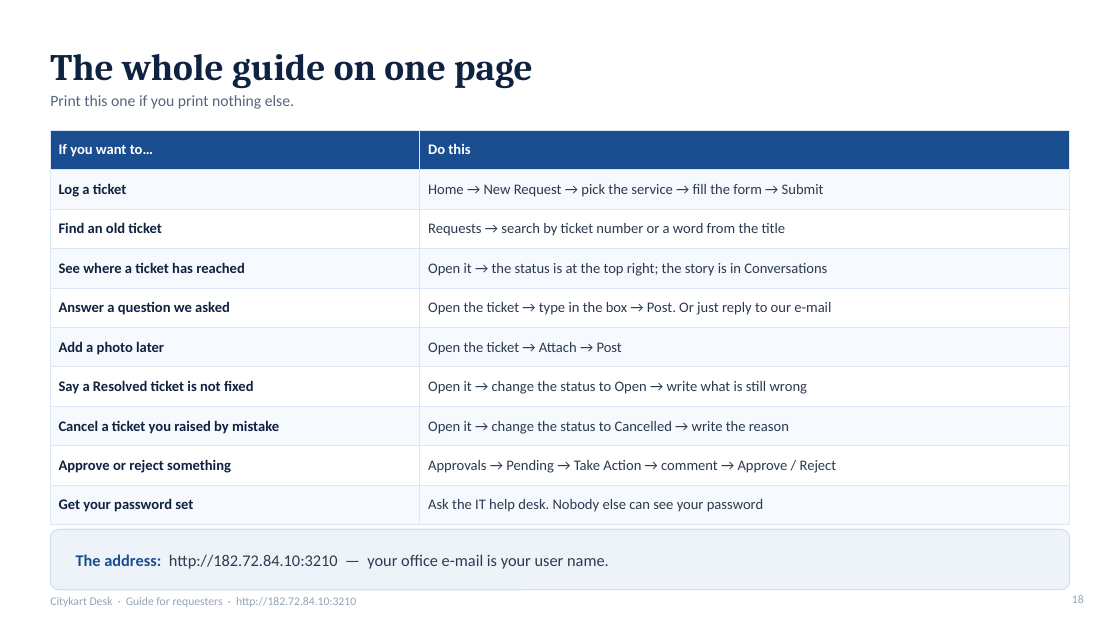
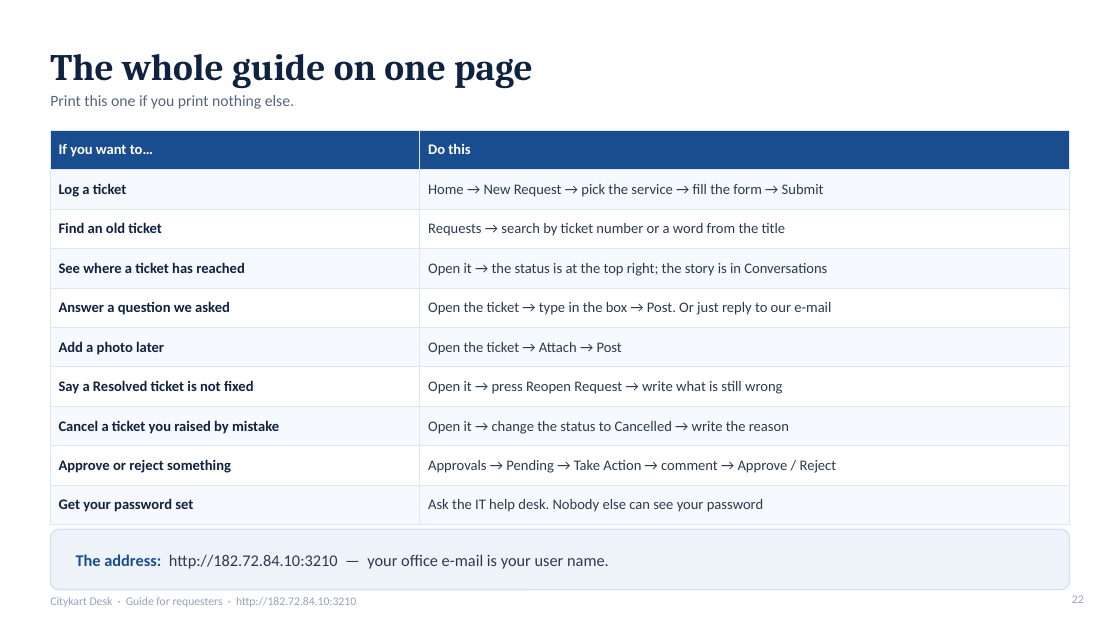
Before and after one commit to kumarsuraj84/Citykartdesk, a slide deck: slide 22 of docs/guides/CKDesk-Guide-for-Requesters.pptx (slide 18 before the commit). Drawn at 1120x630 pixels with LibreOffice and Linux fonts; fonts in the diff are those of the drawing. Boxes give left, top, right and bottom in pixels: in the first picture for what was removed or moved away, otherwise in the second. Text is boxed around its words. In the diff, an @@ line names an element or a change of style, - is before the commit and + after.

```diff
--- a/docs/guides/CKDesk-Guide-for-Requesters.pptx
+++ b/docs/guides/CKDesk-Guide-for-Requesters.pptx
@@ table at (x1=50, y1=130, x2=1070, y2=516) @@
-row 7, column 2: Open it → change the status to Open → write what is still wrong
+row 7, column 2: Open it → press Reopen Request → write what is still wrong
@@ page number at (x1=1072, y1=595, x2=1084, y2=603): text changed @@
-18
+22
```
Also in this commit, not shown: 5 other slides changed, 7 slides added, 3 slides removed, 2 other files.
